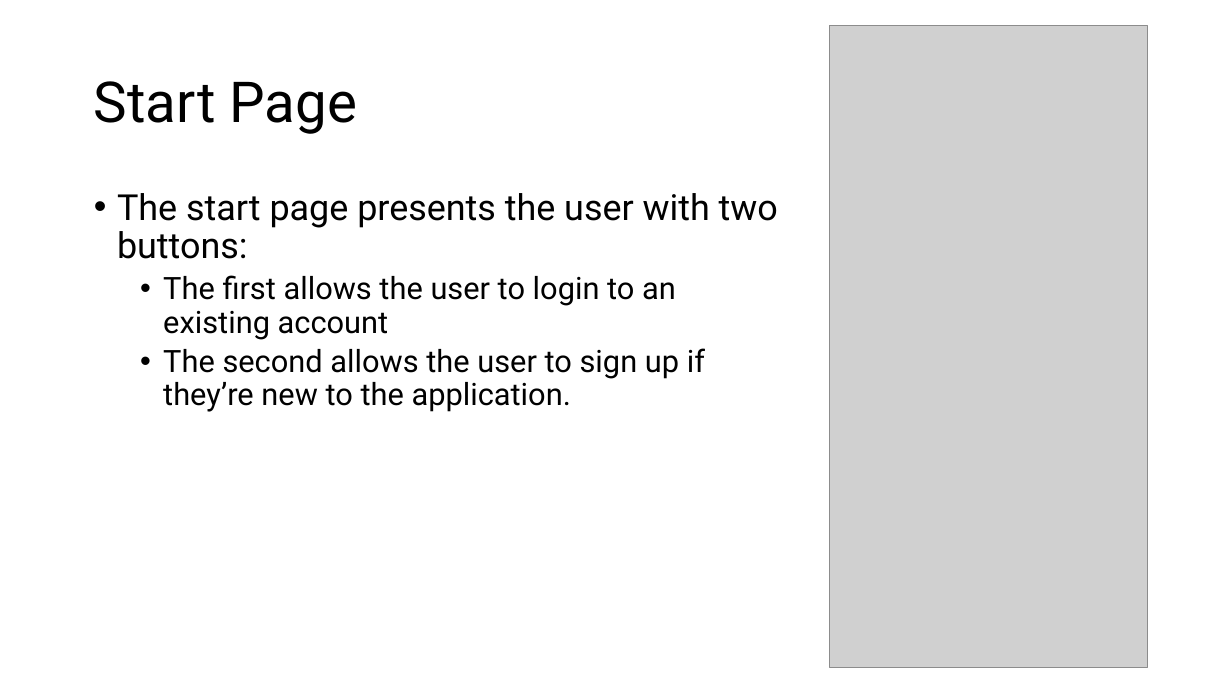
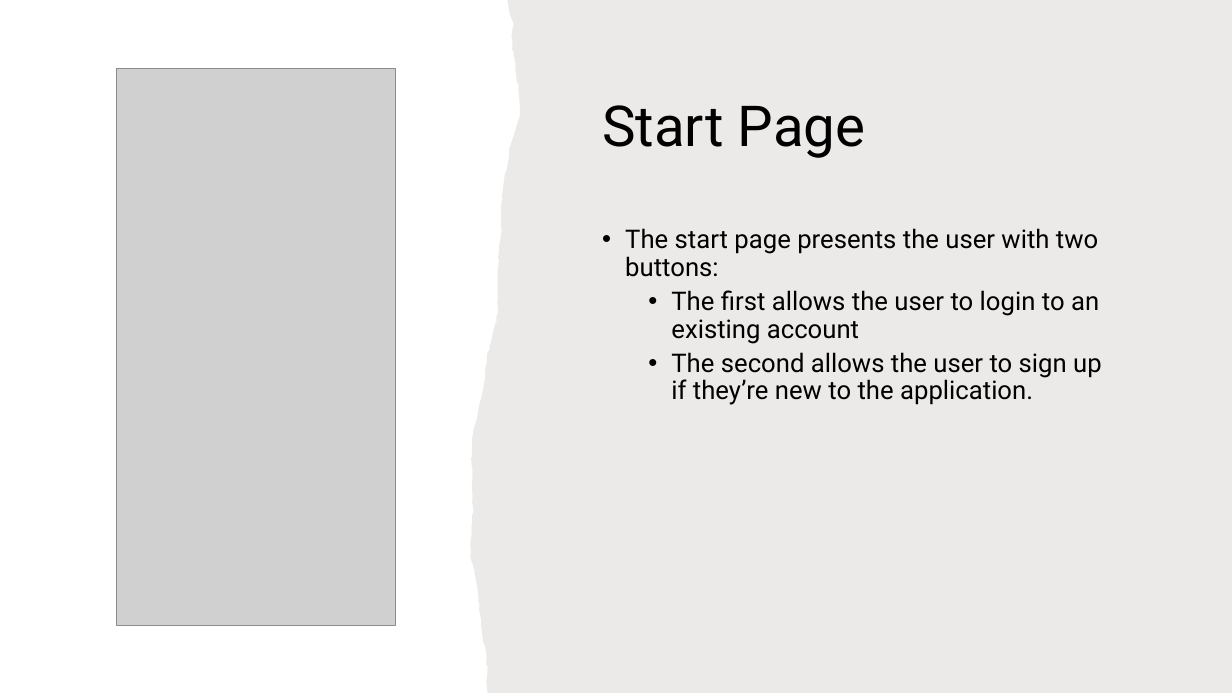
Before and after one commit to gennarofinelli/AppDev2Project, a slide deck: slide 4 of BloodLife Presentation.pptx. Drawn at 1232x693 pixels with LibreOffice and Linux fonts; fonts in the diff are those of the drawing; grey boxes stand for pictures. Boxes give left, top, right and bottom in pixels: in the first picture for what was removed or moved away, otherwise in the second. Text is boxed around its words. In the diff, an @@ line names an element or a change of style, - is before the commit and + after.

```diff
--- a/BloodLife Presentation.pptx
+++ b/BloodLife Presentation.pptx
@@ freeform shape added at [470, 0, 1232, 693], fill #82766A at 15% opacity @@
@@ picture removed at [830, 25, 1148, 668] @@
@@ picture added at [116, 68, 396, 626] @@
@@ title "Start Page": place and size @@
-title "Start Page" at [94, 81, 357, 134]
+title "Start Page" at [602, 105, 866, 158]
@@ text "The start page presents the ...": place and size @@
-text "The start page presents the ..." at [117, 193, 778, 412]
+text "The start page presents the ..." at [625, 228, 1102, 405]
@@ text "The start page presents the ..." at [625, 228, 1102, 405]: size 28 to 20 pt in "The start page presents the user with ..."; size 24 to 20 pt in "The first allows the user to login ...", "The second allows the user to sign ..." @@
```
Also in this commit, not shown: 11 other slides changed, 1 slide added.
